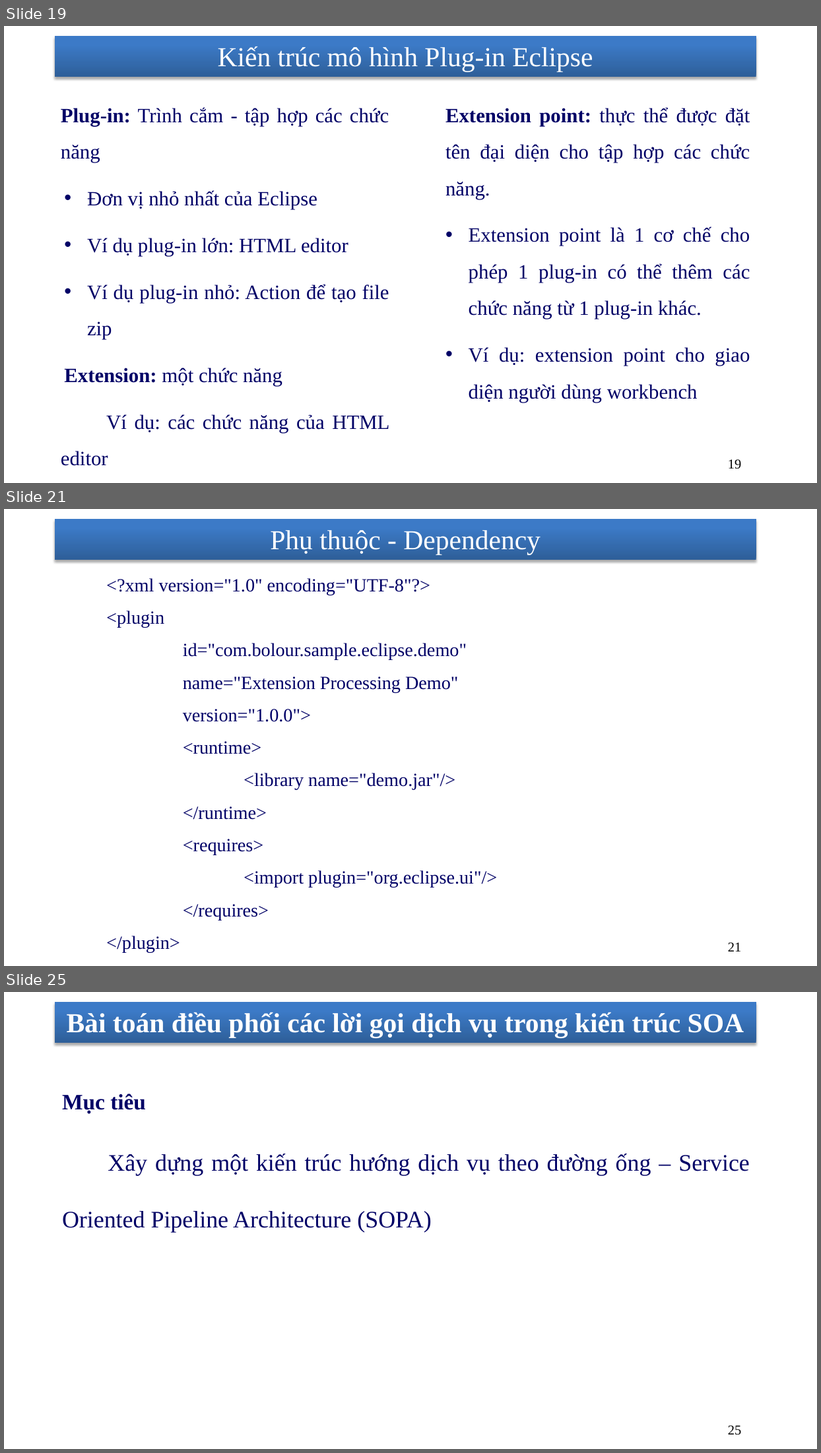
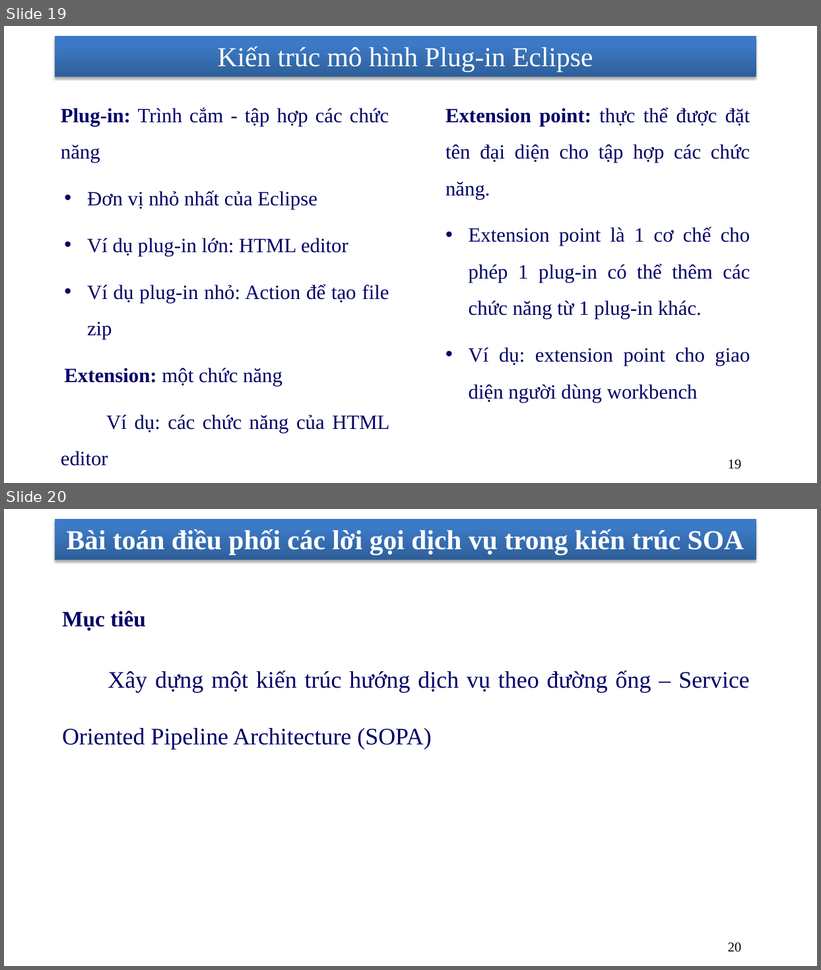
Before and after one commit to nhanhnt/LUANVAN, a slide deck: WORD/luanvan_nhanhnt_ver7.pptx. Shown one above the other, each under a label of ours: slides 19, 21 and 25 before the commit, slides 19 and 20 after it; the slides between them are not shown. The pictures are 821x1453 and 821x970 pixels, drawn with LibreOffice and Linux fonts; fonts in the diff are those of the drawing; background and template pictures are left out. Boxes give left, top, right and bottom in pixels: in the first picture for what was removed or moved away, otherwise in the second. Text is boxed around its words. In the diff, an @@ line names an element or a change of style, - is before the commit and + after.

```diff
--- a/WORD/luanvan_nhanhnt_ver7.pptx
+++ b/WORD/luanvan_nhanhnt_ver7.pptx
@@ slide 21 removed at box(4, 509, 817, 966), background picture (left out); not listed: 1 template element that a slide beside it also shows @@
@@ title removed at box(270, 530, 541, 555) @@
-Phụ thuộc - Dependency
@@ text removed at box(106, 578, 497, 920) @@
-    <?xml version="1.0" encoding="UTF-8"?>
-    <plugin
-    id="com.bolour.sample.eclipse.demo"
-    name="Extension Processing Demo"
-    version="1.0.0">
-    <runtime>
-    <library name="demo.jar"/>
-    </runtime>
-    <requires>
-    <import plugin="org.eclipse.ui"/>
-    </requires>
-    </plugin>
@@ page number removed at box(728, 943, 741, 952) @@
-21
@@ what was slide 25 is now slide 20 @@
@@ page number at box(728, 943, 741, 952): text changed @@
-25
+20
```
Also in this commit, not shown: 1 slide changed, 5 other slides removed.
